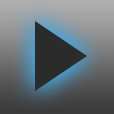
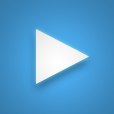
Layered file, before and after one edit (114×114). Changes by layer:
"Layer 2": opacity 100% → 20%, moved it above "Shape 2", painted on it over 0, 0, 114, 114
renamed "Shape 1" to "Shape 2", painted on it over 35, 21, 89, 91
painted on "Layer 1" over 0, 0, 114, 114
